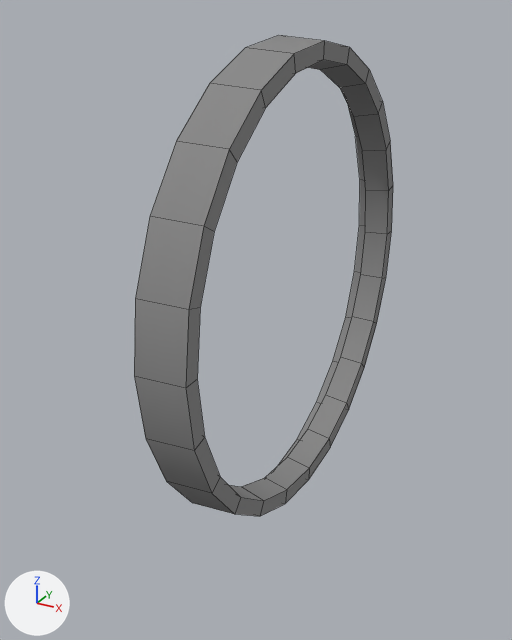
The Blender file Panels/Instruments-3d/stabind/stabind.blend, before and after one commit.
Before and after are seen from a 50 mm lens placed at (0.0254, -0.0481, 0.0202), pointed at (0.0004, -0.0025, -0.0026). Lighting does not change. The marker at lower left points along +X, +Y and +Z. Mesh edges are drawn as thin lines.

The first picture shows 'bezel'.
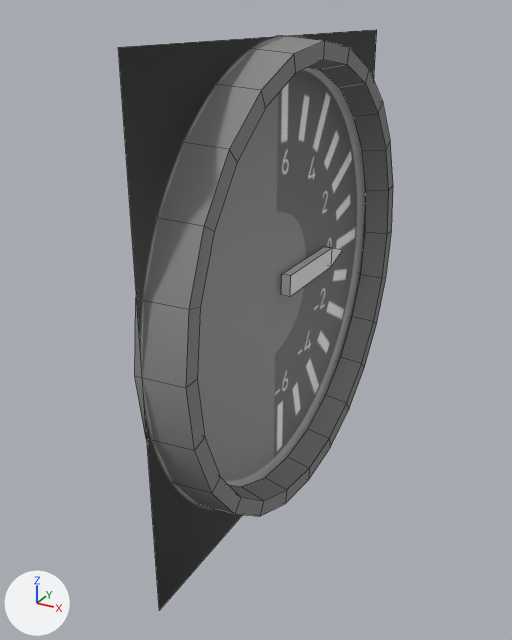
Where the newer file only moved an object's origin or applied its transform, the numbers keep the older frame.

Location of each change, [x1, y1, x2, y2] in pixels of the pictures (512 x 640 px; the box of a moved part takes in the faces that stretch with it):
'back', shown: after [118, 30, 377, 610]
'needle', shown: after [281, 247, 342, 296]
part 1 of me_cube, moved or reshaped (not visible before): after [331, 248, 342, 266]
part 2 of me_cube, moved or reshaped (not visible before): after [281, 247, 332, 296]

The change, as a list of edits to the scene's bpy script:
```text
Change me_cube:
    where me_cube.from_pydata(...)  # 10 vertices, 7 faces; spans x -0.5..0.5, y -4.9..13.7, z -1.0..1.0
    used by ob_needle; location = (0.00211, -0.00346, -0.00009); rotation_euler = (-0.00191, 0.0, 0.0), in degrees (-0.1, 0, 0); scale = (0.00087, 0.00087, 0.00087)
    me_cube part 1: all 6 vertices in x -0.5..0.5, y 10.9..13.7, z -1.0..1.0 are moved by (0.0, 0.8, 0.3)
    me_cube part 2: all 4 vertices in x -0.5..0.5, y -4.9, z -1.0..1.0 are moved by (0.0, 7.1, 0.3)
Change me_plane:
    where me_plane.from_pydata(...)  # 4 vertices, 1 face; spans x -1.0..1.0, y -1.0..1.0, z 0.0
    used by ob_back; location = (0.00139, 0.0, 0.0); rotation_euler = (0.0, 1.571, 0.0), in degrees (0, 90, 0); scale = (0.0185, 0.0185, 0.0185)
    me_plane part 3: texture (UV) coordinates of 1 of 1 face, centred in x 0.0, y 0.0, z 0.0, changed; they spanned u 0.01..0.99, v 0.0..0.98 and now span u 0.0..1.0, v 0.0..1.0
Change ob_needle:
    ob_needle.location: (0.00211, -0.00346, -0.00009) -> (0.00211, -0.00268, -0.00009)
    remove ob_needle.hide_set(True)  # its collection is switched off
Change ob_back:
    remove ob_back.hide_set(True)  # its collection is switched off
```
